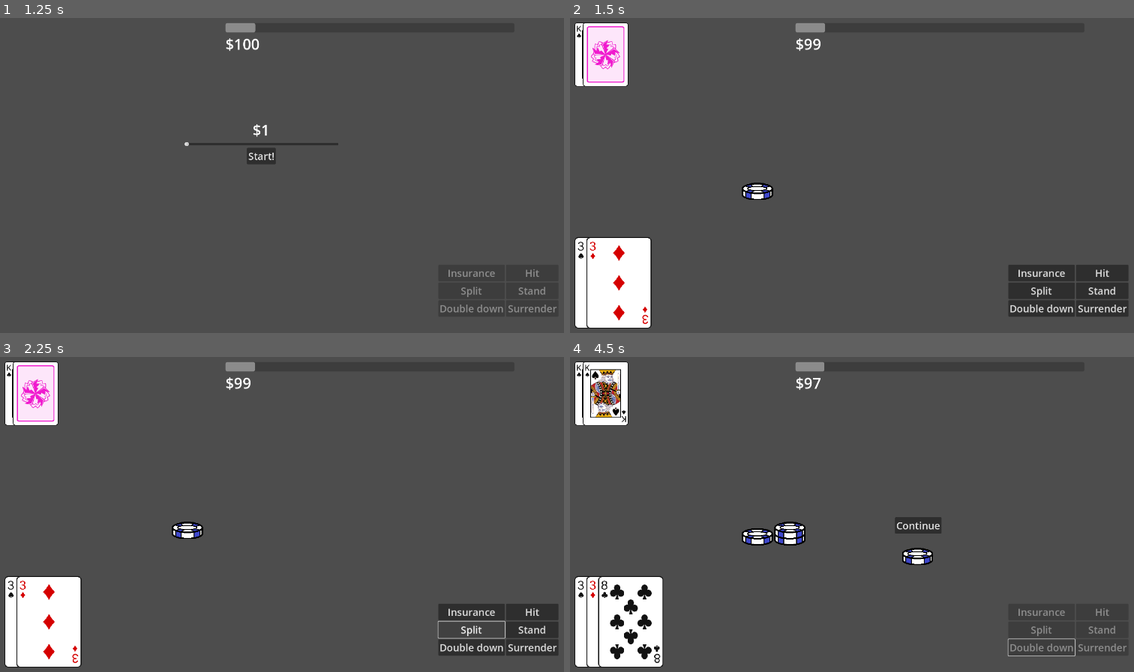
Above: before the commit, frames 1-4 (two rows, left to right).
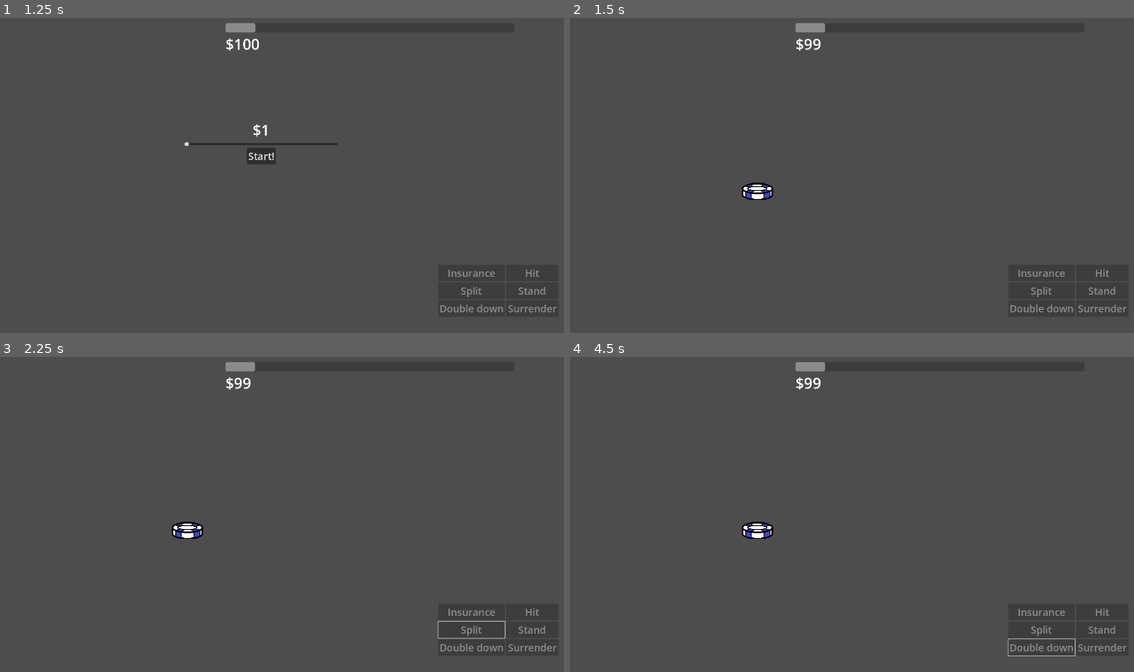
Above: after the commit, the same moments.

Repository: Tofutush/blackjack-with-sky
Game: Godot game, scene res://scenes/Start/Start.tscn
Same seed, same stepped clock (60 frames per second), same inputs: the game is played once before the commit and once after it.
Inputs (mouse positions are in pixels of both pictures, inside the frame that each line leads up to):
- Up to frame 1 (1.25 s): click "Start" at 0.5 s
- Up to frame 2 (1.5 s): click "Start!" at 1.25 s
- Up to frame 3 (2.25 s): click (473, 631) at 2 s, where only the run before the commit has a clickable "Split"
- Up to frame 4 (4.5 s): click (1043, 612) at 2.75 s, where only the run before the commit has a clickable "Insurance"; click (829, 495) at 3.5 s, where only the run before the commit has a clickable "Start!"; click (1043, 646) at 4.25 s, where only the run before the commit has a clickable "Double down"

Frame 1 is identical in both runs. In frame 2, 6.2% of the frame differs, in the area x 0-99%, y 1-99%; in frame 3, 6.2%; in frame 4, 7.7%, in the area x 0-66%, y 1-99%.
Error after the commit: Invalid call. Nonexistent function 'linkDisplay' in base 'Resource (Deck)'. (res://scenes/Main/main.gd:58)

Commit message:
hand class start

Diff:
--- a/scenes/Chips/chips.gd
+++ b/scenes/Chips/chips.gd
@@ -1,4 +1,5 @@
 extends Control
+class_name Chips
 
 const WIDTH = 100
 const HEIGHT = 55
--- a/scenes/DeckDisplay/deck_display.gd
+++ b/scenes/DeckDisplay/deck_display.gd
@@ -1,7 +1,5 @@
 extends Control
 class_name DeckDisplay
-
-var deck: Deck
 
 func _ready() -> void:
 	clear()
@@ -21,8 +19,3 @@
 
 func removeCard(idx: int) -> void:
 	get_child(idx).queue_free()
-
-func turnLastBackCard() -> void:
-	if deck and get_child_count() != 0:
-		var child = get_child(get_child_count() - 1)
-		child.showFront()
--- a/scripts/deck.gd
+++ b/scripts/deck.gd
@@ -2,7 +2,6 @@
 class_name Deck
 
 var deck: Array[Card]
-var display: DeckDisplay
 
 # we're using the same class for player, dealer, and the drawpile and well, we were supposed to make inherited classes, …(187 unchanged characters)…
 
@@ -30,17 +29,9 @@
 	return deck.pop_at(deck.find_custom(func(card: Card): return card.rank == rank))
 
 # player & dealer
-func linkDisplay(display1: DeckDisplay):
-	# auto-update the DeckDisplay
-	display = display1
-	display.deck = self
-	display.clear()
-	for card in deck:
-		display.addCard(card)
 
 func addCard(card: Card, back = false) -> Deck:
 	deck.append(card)
-	if display: display.addCard(card, back)
 	return self
 
 func getValue() -> Dictionary:
@@ -147,6 +138,4 @@
 
 func split() -> Deck:
 	if !deck.size() == 2: push_error('you can only split on 2-card decks')
-	if display:
-		display.removeCard(1)
 	return Deck.new([deck.pop_back()])
--- /dev/null
+++ b/scripts/hand.gd
@@ -0,0 +1,20 @@
+extends Node
+class_name Hand
+
+# A class that manages a Deck, a DeckDisplay, and a Chips
+
+var deck: Deck
+var deckDisplay: DeckDisplay
+
+func _init(deck1: Deck, deckD: DeckDisplay) -> void:
+	deck = deck1
+	deckDisplay = deckD
+
+func addCard(card: Card) -> void:
+	deck.addCard(card)
+	deckDisplay.addCard(card)
+
+func turnLastBackCard() -> void:
+	if deckDisplay.get_child_count() != 0:
+		var child = deckDisplay.get_child(deckDisplay.get_child_count() - 1)
+		child.showFront()
Not shown, added: scripts/hand.gd.uid
